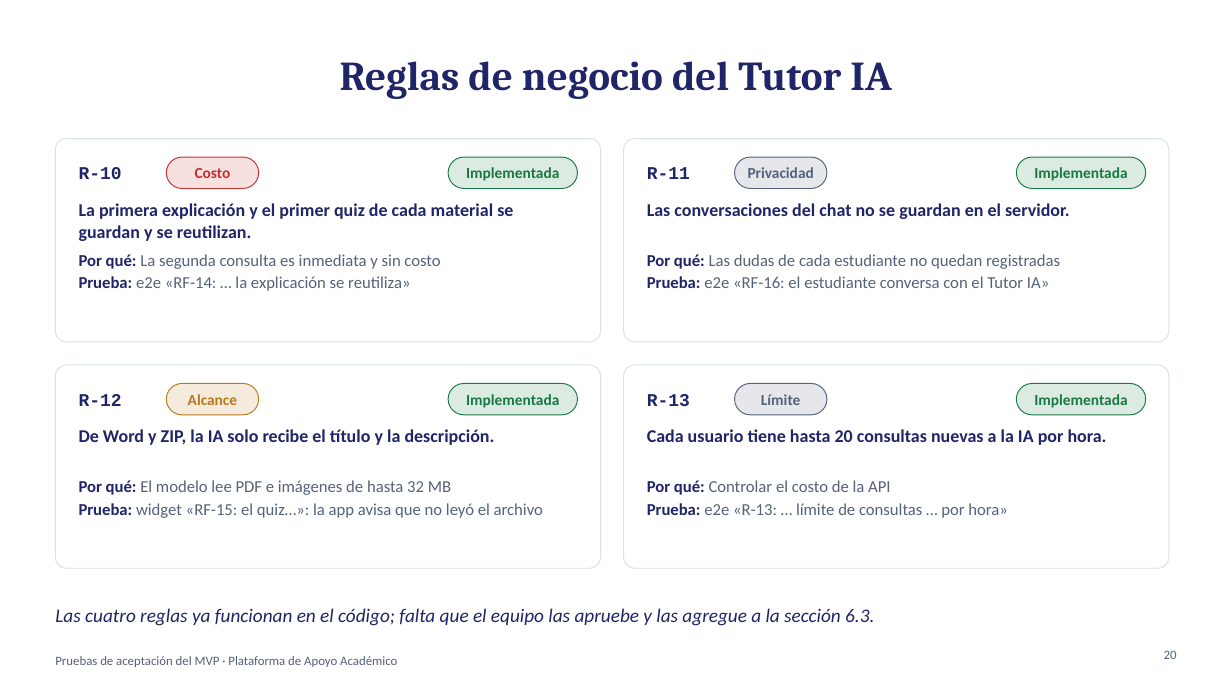
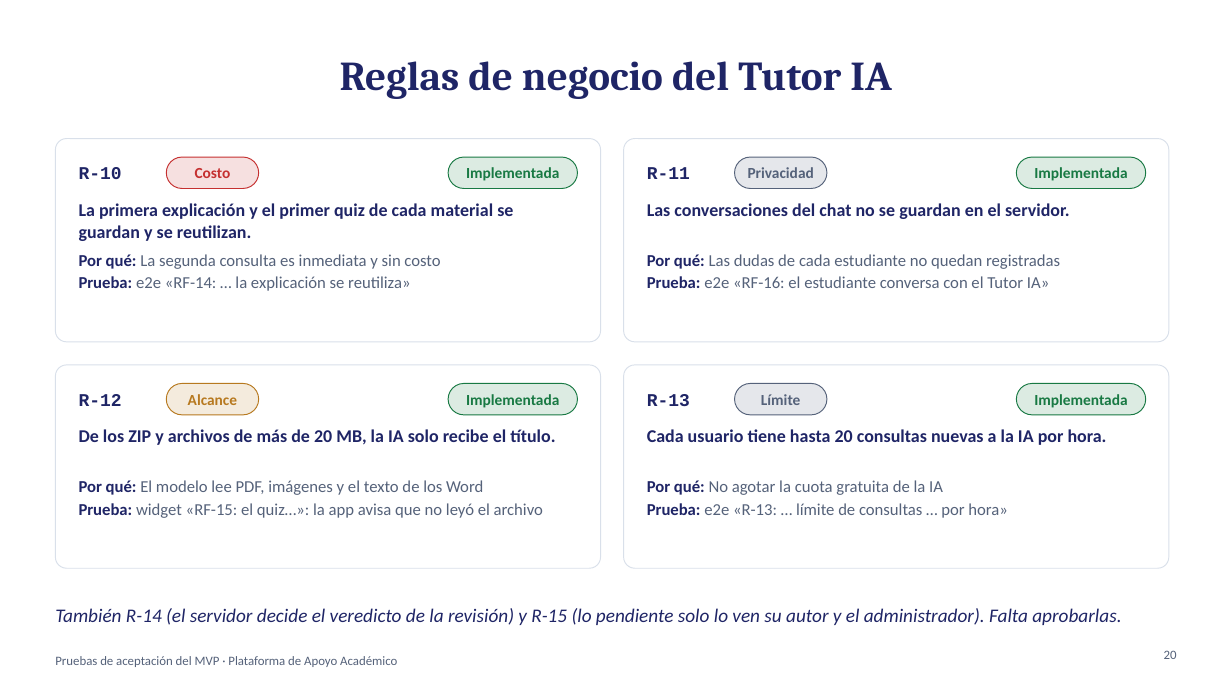
Before and after one commit to jaimeutb/Project_1, a slide deck: slide 20 of docs/ia/Presentacion_con_Tutor_IA.pptx. Drawn at 1232x693 pixels with LibreOffice and Linux fonts; fonts in the diff are those of the drawing. Boxes give left, top, right and bottom in pixels: in the first picture for what was removed or moved away, otherwise in the second. Text is boxed around its words. In the diff, an @@ line names an element or a change of style, - is before the commit and + after.

```diff
--- a/docs/ia/Presentacion_con_Tutor_IA.pptx
+++ b/docs/ia/Presentacion_con_Tutor_IA.pptx
@@ text at bbox=[79, 429, 555, 445]: text changed @@
-De Word y ZIP, la IA solo recibe el título y la descripción.
+De los ZIP y archivos de más de 20 MB, la IA solo recibe el título.
@@ text at bbox=[79, 480, 483, 495]: text changed @@
-Por qué: El modelo lee PDF e imágenes de hasta 32 MB
+Por qué: El modelo lee PDF, imágenes y el texto de los Word
@@ text at bbox=[647, 480, 943, 495]: text changed @@
-Por qué: Controlar el costo de la API
+Por qué: No agotar la cuota gratuita de la IA
@@ text at bbox=[55, 608, 1121, 625]: text changed @@
-Las cuatro reglas ya funcionan en el código; falta que el equipo las apruebe y las agregue a la sección 6.3.
+También R-14 (el servidor decide el veredicto de la revisión) y R-15 (lo pendiente solo lo ven su autor y el administrador). Falta aprobarlas.
```
Also in this commit, not shown: 5 other slides changed, 1 other file.
